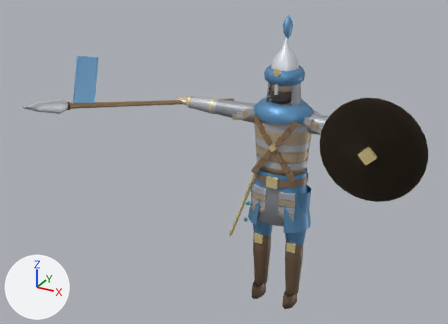
The glTF model models/era1/temur_nayzachi.glb, before and after one commit.
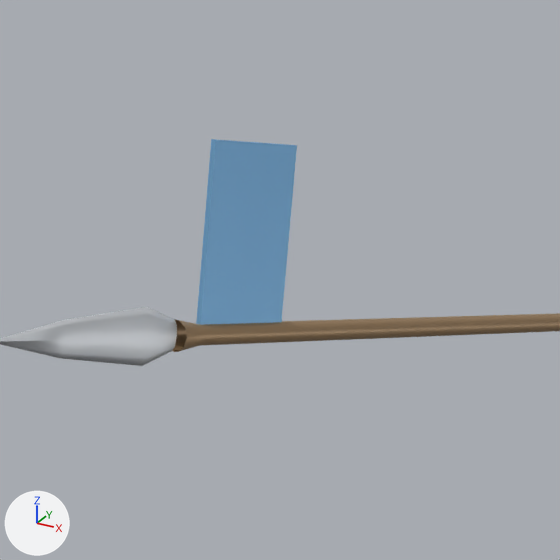
There are two pictures of each version: one whole from a camera (50 mm lens) standing at (1.565, -3.68, 2.86) and looking at (-0.213, -0.447, 1.244), one close up on the part from 5% to 37% of the width and 6% to 50% of the height. Lighting does not change. The marker at lower left points along +X, +Y and +Z. The first two pictures are the older version. Vertices at exactly the same position are counted once.

The first close-up shows 'Temuriy_Nayzachi_Mesh'.
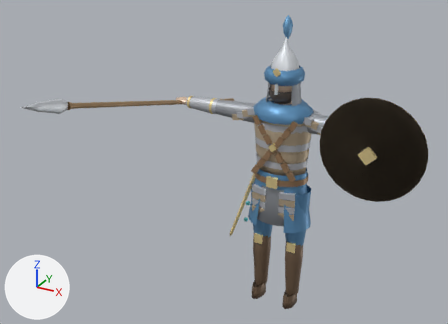
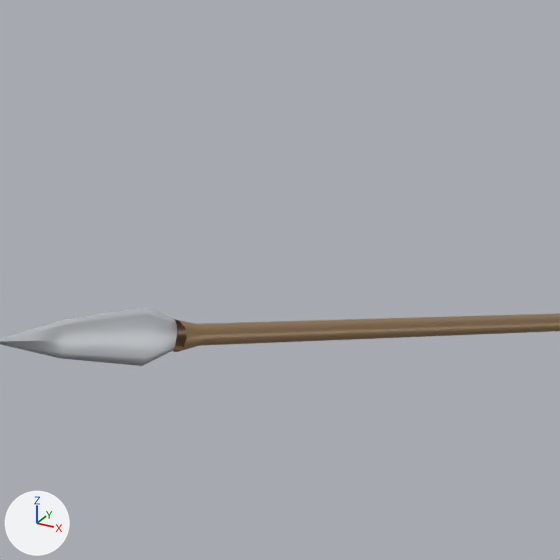
What differs and where, as boxes [x1, y1, x2, y2] in the close-ups (560 x 560 px):
'Temuriy_Nayzachi_Mesh', reshaped: before [0, 139, 560, 366]; after [0, 307, 560, 366]
part 1 of me_temuriy_nayzachi_geo, deleted (blue): before [196, 139, 297, 325]

The edits, one by one:
me_temuriy_nayzachi_geo is used by ob_temuriy_nayzachi_mesh; location (0.0, 0.0, 0.0).
me_temuriy_nayzachi_geo had 2360 vertices, 3518 faces and spanned x -0.86..1.01, y -1.54..0.78, z 0.0..2.13.
me_temuriy_nayzachi_geo now has 2356 vertices, 3508 faces and spans x -0.86..1.01, y -1.54..0.78, z 0.0..2.13.
Part 1, on me_temuriy_nayzachi_geo:
4 vertices are removed from x -0.8, y -1.08..-0.9, z 1.96..2.01.
10 faces are deleted.
Other edits to the shape of me_temuriy_nayzachi_geo do not show in these pictures.
